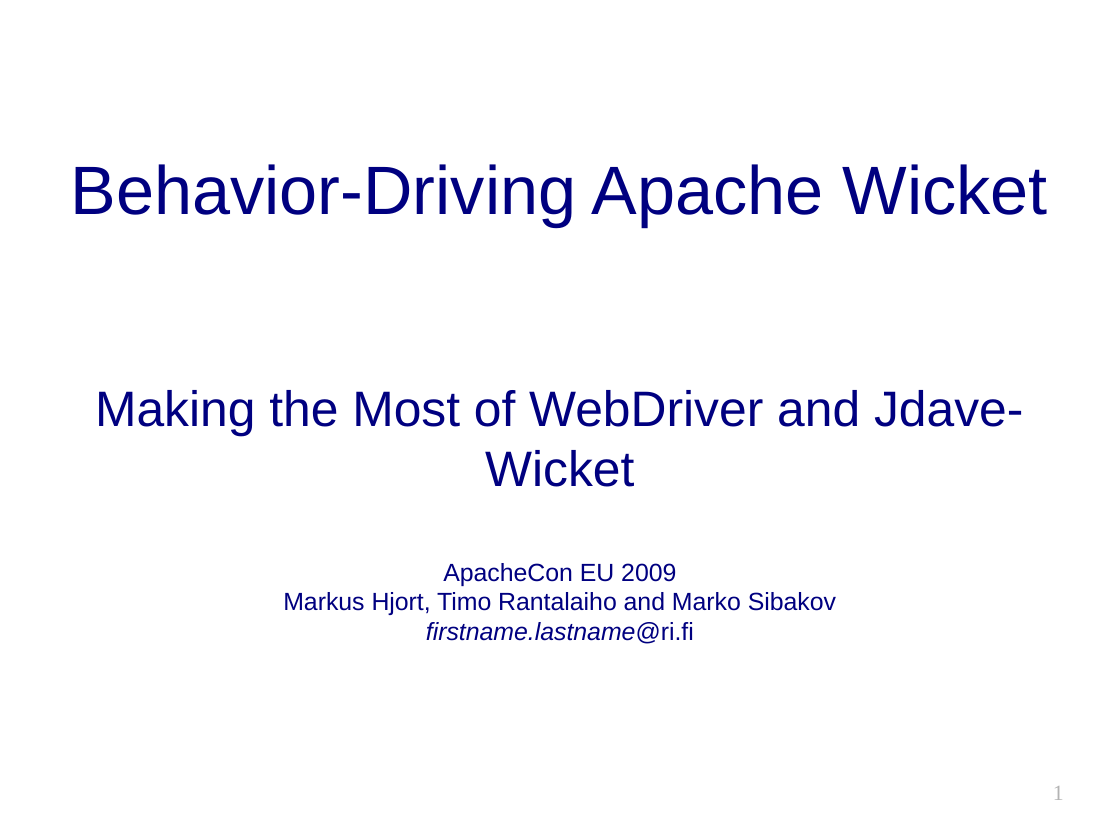
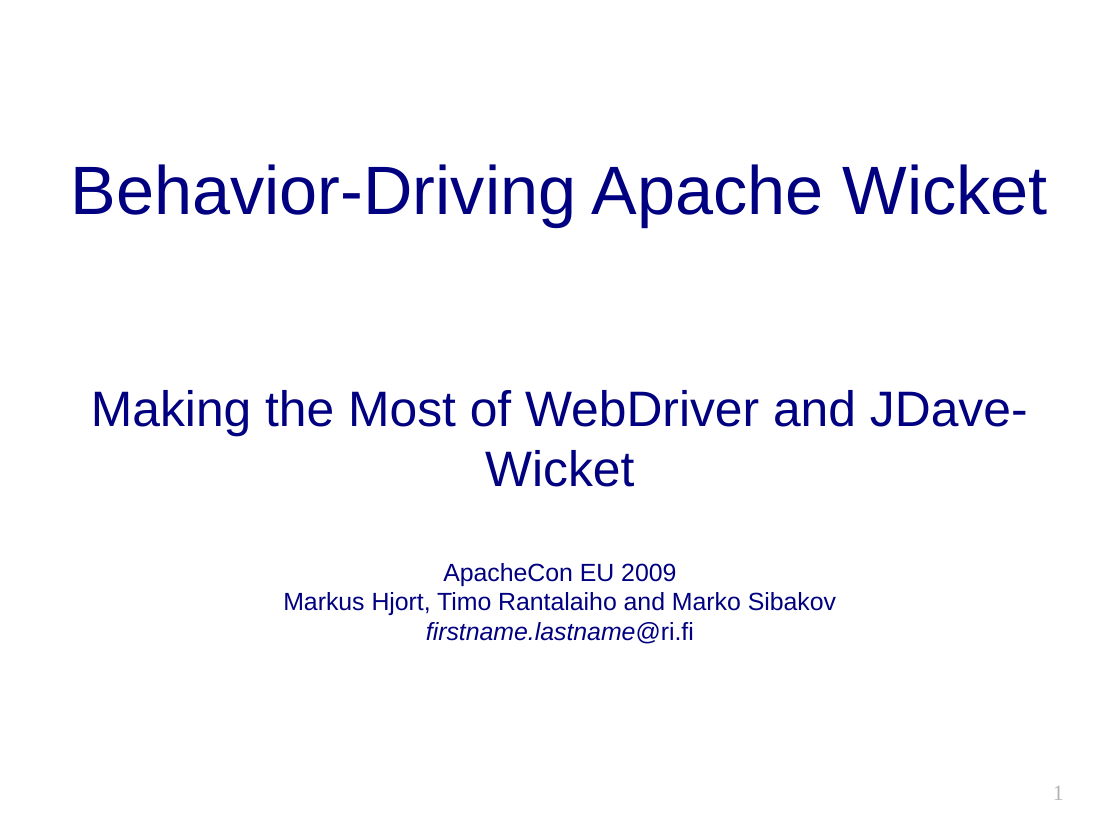
Before and after one commit to jdave/kansanpankki, a slide deck: slide 1 of doc/bdd-wicket-apachecon_eu_2009-hjort_rantalaiho_sibakov.odp. Drawn at 1120x840 pixels with LibreOffice and Linux fonts; fonts in the diff are those of the drawing; background and template pictures are left out. Boxes give left, top, right and bottom in pixels: in the first picture for what was removed or moved away, otherwise in the second. Text is boxed around its words. In the diff, an @@ line names an element or a change of style, - is before the commit and + after.

```diff
--- a/doc/bdd-wicket-apachecon_eu_2009-hjort_rantalaiho_sibakov.odp
+++ b/doc/bdd-wicket-apachecon_eu_2009-hjort_rantalaiho_sibakov.odp
@@ subtitle at (91,390,1028,487): text changed @@
-Making the Most of WebDriver and Jdave-Wicket
+Making the Most of WebDriver and JDave-Wicket
```
Also in this commit, not shown: 41 slides added.
